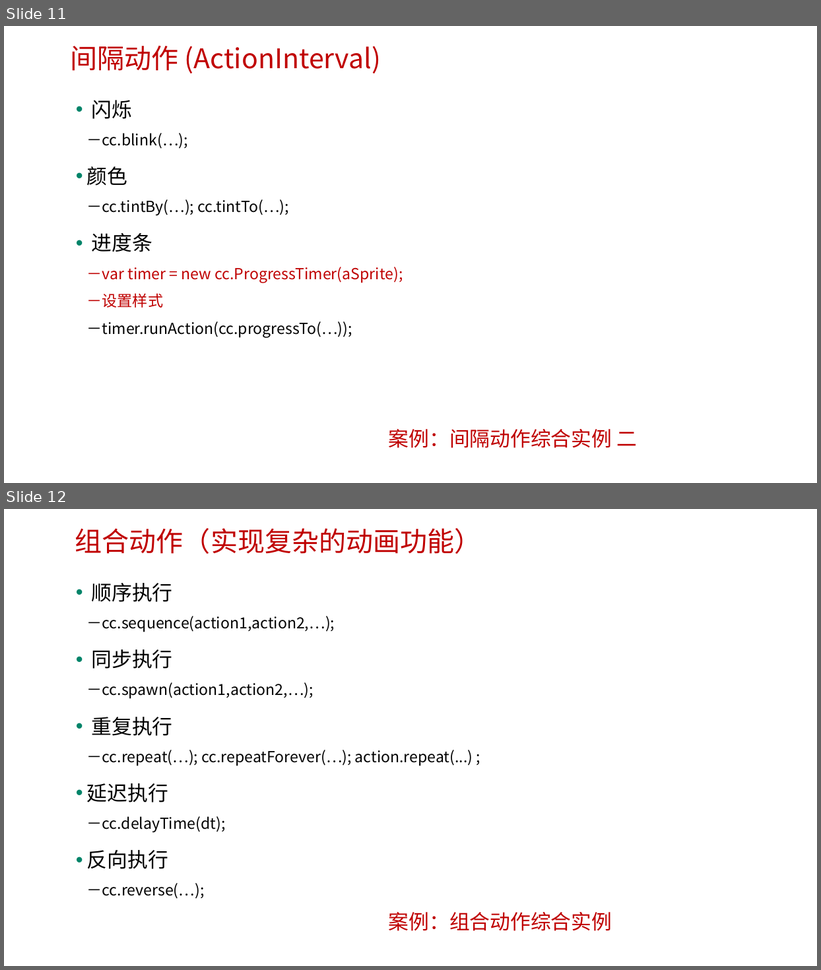
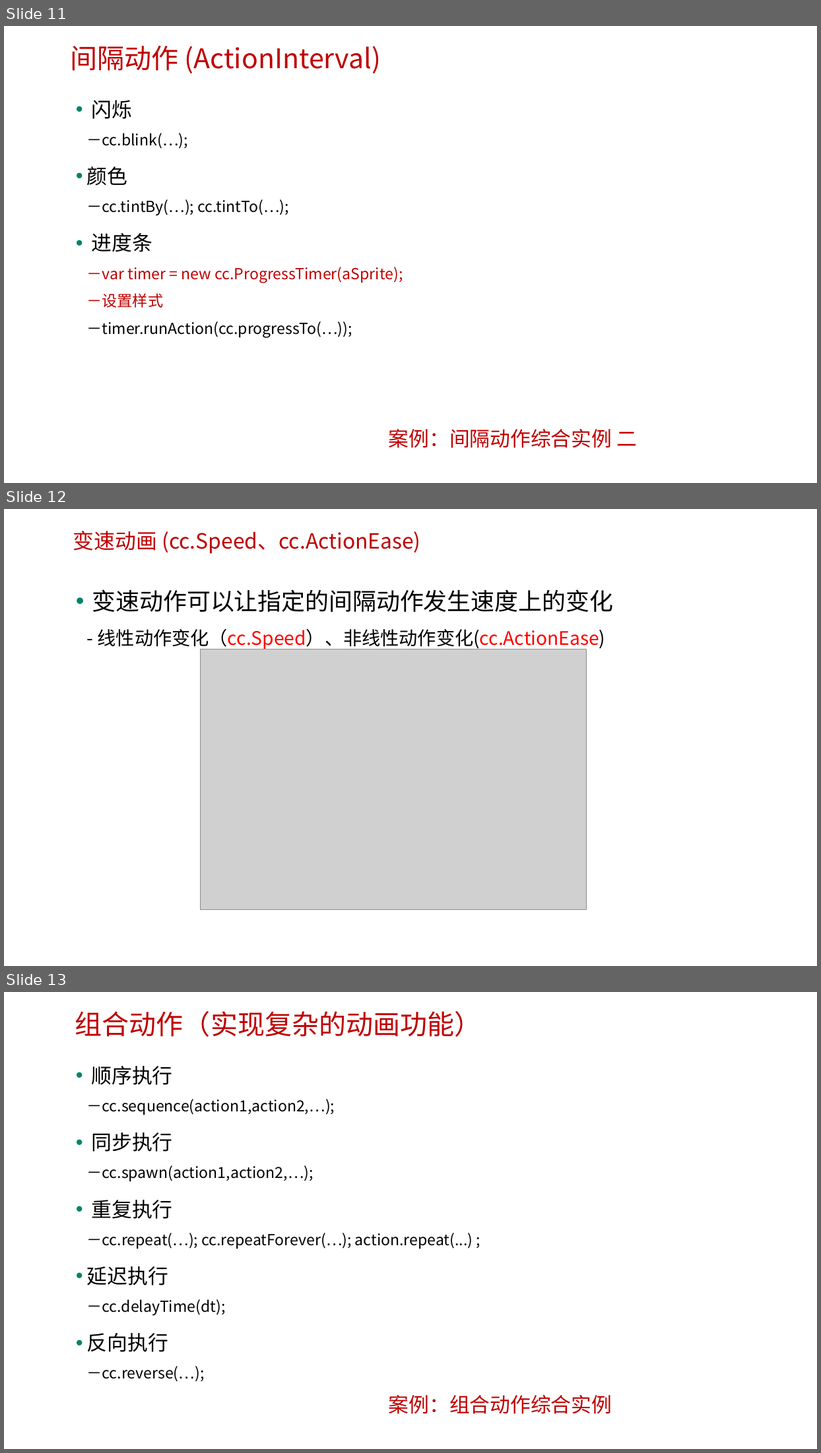
Before and after one commit to edu2act/course-H5-Animation-and-Game-Development, a slide deck: 课程PPT/（10）动作与动画.ppt. Shown one above the other, each under a label of ours: slides 11 and 12 before the commit, slides 11, 12 and 13 after it. The pictures are 821x970 and 821x1453 pixels, drawn with LibreOffice and Linux fonts; fonts in the diff are those of the drawing; grey boxes stand for pictures; background and template pictures are left out. Boxes give left, top, right and bottom in pixels: in the first picture for what was removed or moved away, otherwise in the second. Text is boxed around its words. In the diff, an @@ line names an element or a change of style, - is before the commit and + after.

```diff
--- a/课程PPT/（10）动作与动画.ppt
+++ b/课程PPT/（10）动作与动画.ppt
@@ slide 12 added at <box>4,509,817,966</box>, background picture (left out) @@
@@ text added at <box>73,531,420,554</box>, 24.8 pt, text #C00000 @@
+变速动画 (cc.Speed、cc.ActionEase)
@@ text added at <box>92,590,613,650</box>, 22 pt, text #000000 @@
+• 变速动作可以让指定的间隔动作发生速度上的变化
+  - 线性动作变化（cc.Speed）、非线性动作变化(cc.ActionEase)
@@ picture added at <box>200,649,586,910</box> @@
@@ what was slide 12 is now slide 13 @@
```
Also in this commit, not shown: 1 slide removed, 3 other files.
